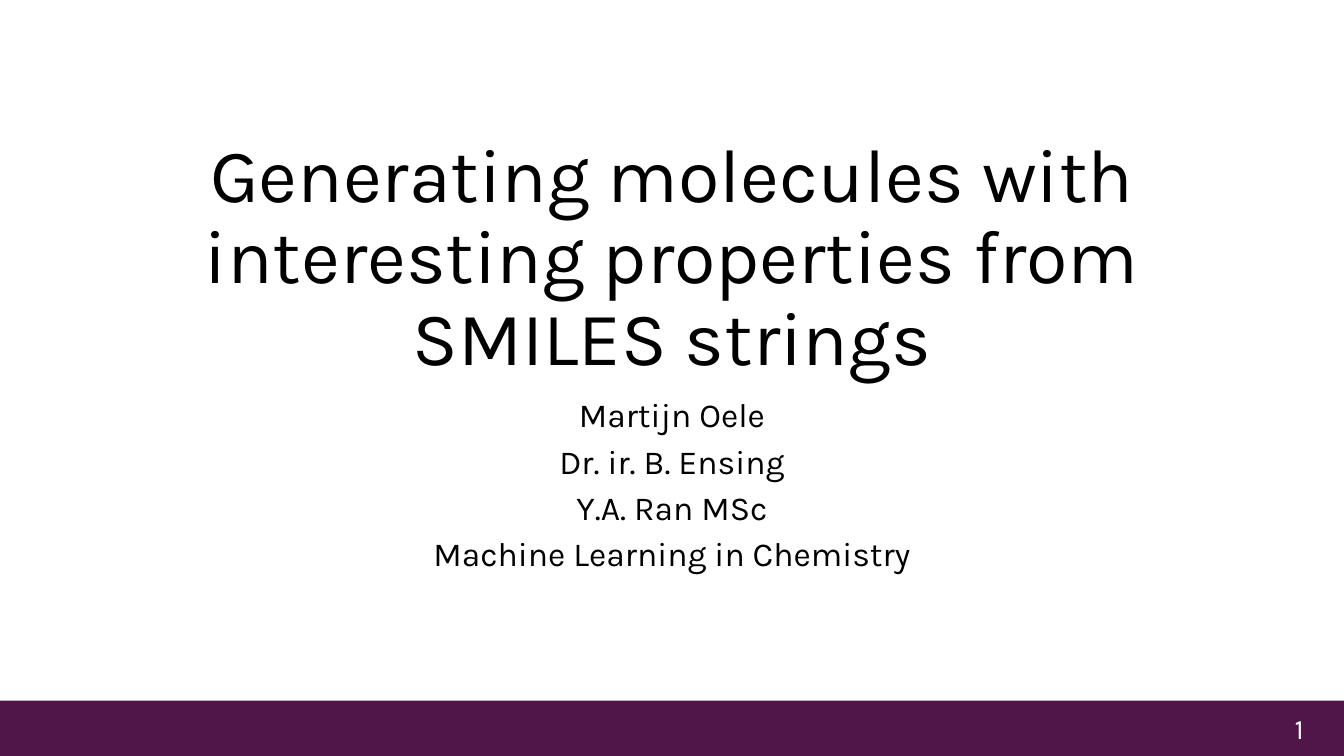
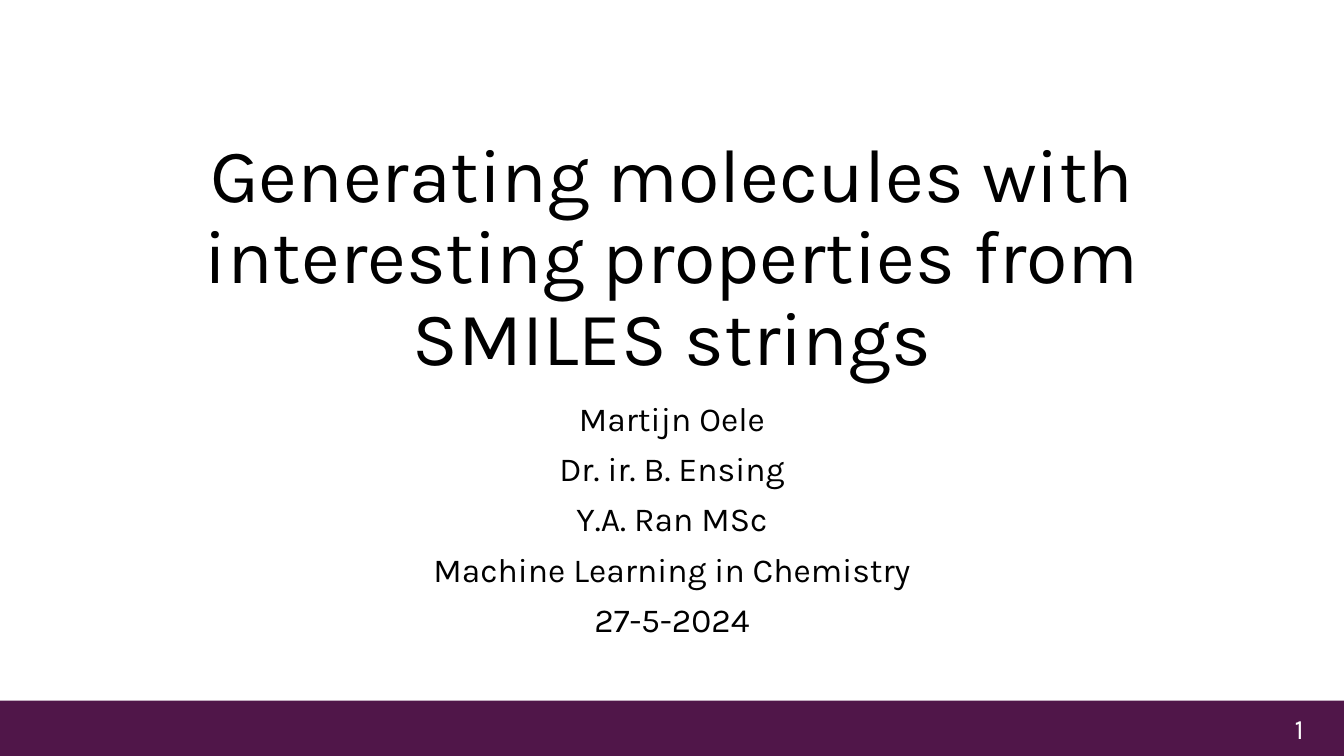
Before and after one commit to Martijn-075/ML4Chem-project-3-IV-MO, a slide deck: slide 1 of Presentation ML4CHEM project 3 iv MO.pptx. Drawn at 1344x756 pixels with LibreOffice and Linux fonts; fonts in the diff are those of the drawing; background and template pictures are left out. Boxes give left, top, right and bottom in pixels: in the first picture for what was removed or moved away, otherwise in the second. Text is boxed around its words. In the diff, an @@ line names an element or a change of style, - is before the commit and + after.

```diff
--- a/Presentation ML4CHEM project 3 iv MO.pptx
+++ b/Presentation ML4CHEM project 3 iv MO.pptx
@@ subtitle at (433, 408, 911, 590): line spacing 0.8 to 0.9 @@
@@ subtitle at (594, 610, 749, 633): paragraph added @@
+27-5-2024
```
Also in this commit, not shown: 9 other slides changed, 8 other files.
